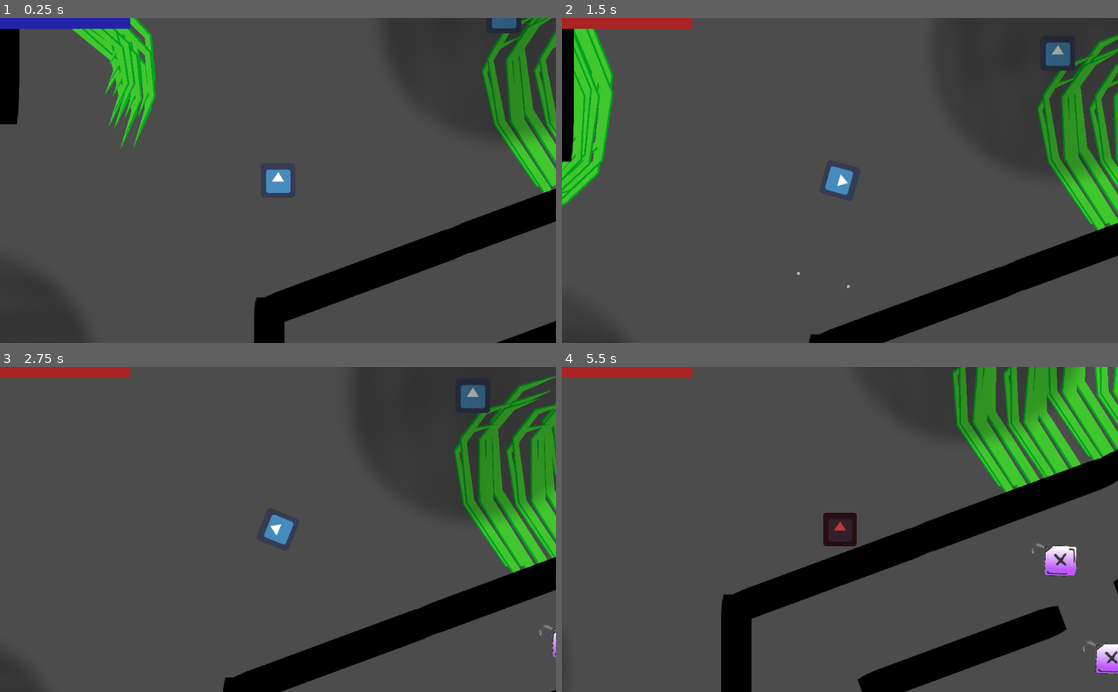
Above: before the commit, frames 1-4 (two rows, left to right).
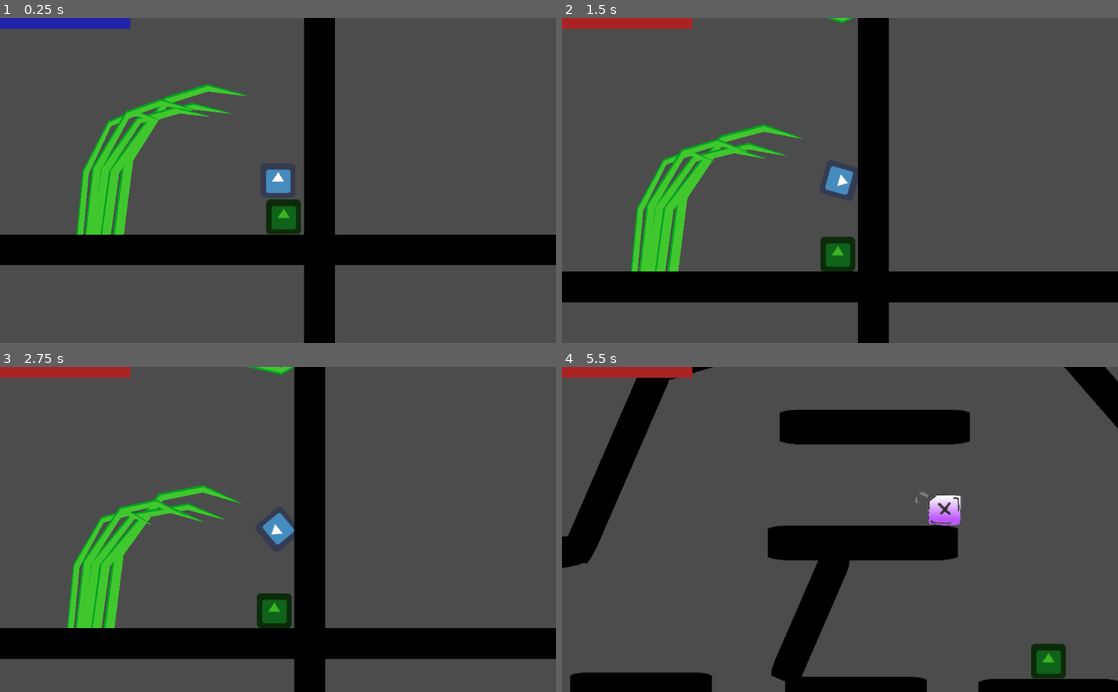
Above: after the commit, the same moments.

Repository: ChibiDenDen/Jook
Game: Godot game, scene res://Scenes/PhysicsGame.tscn
Same seed, same stepped clock (60 frames per second), same inputs: the game is played once before the commit and once after it. The engine's default icon, where the game draws it, is replaced by a stand-in: a white triangle on a blue panel in a dark square.
Inputs (mouse positions are in pixels of both pictures, inside the frame that each line leads up to):
- Up to frame 1 (0.25 s): no input
- Up to frame 2 (1.5 s): move the mouse to (1117, 183) at 0.52 s; hold Right (ui_right) from 0.53 s (still down); click (1117, 183) at 0.67 s; tap Up (ui_up) at 0.77 s; move the mouse to (1106, 219) at 1.27 s; click (1106, 219) at 1.42 s
- Up to frame 3 (2.75 s): tap Up (ui_up) at 1.52 s; move the mouse to (522, 578) at 2.02 s; release Right (ui_right) at 2.03 s; hold Left (ui_left) from 2.03 s (still down); click (522, 578) at 2.17 s
- Up to frame 4 (5.5 s): move the mouse to (1106, 568) at 2.77 s; release Left (ui_left) at 2.78 s; hold Right (ui_right) 2.78-4.28 s; click (1106, 568) at 2.92 s; tap Up (ui_up) at 3.02, 3.77, 4.52 s; move the mouse to (1051, 529) at 3.52 s; click (1051, 529) at 3.67 s; move the mouse to (1112, 500) at 4.27 s; hold Left (ui_left) 4.28-5.03 s; click (1112, 500) at 4.42 s; move the mouse to (1112, 445) at 5.02 s; hold Right (ui_right) from 5.03 s (still down); click (1112, 445) at 5.17 s

The runs differ from the first frame. In frame 1, 29% of the frame differs, in the area x 0-100%, y 0-100%; in frame 2, 30%; in frame 3, 30%; in frame 4, 33%.

Commit message:
Reduce survivable_hit_force and placed player back in place

Diff:
--- a/Objects/Player/Player.gd
+++ b/Objects/Player/Player.gd
@@ -23,7 +23,7 @@
 var target_camera_zoom : float = 1.0
 var last_applied_force : Vector2
 var last_linear_velocity : Vector2
-const survivable_hit_force := 100.0
+export var survivable_hit_force := 80.0
 
 export var use_fuel := true
 export var max_fuel := 50.0
--- a/Scenes/PhysicsGame.tscn
+++ b/Scenes/PhysicsGame.tscn
@@ -12,9 +12,10 @@
 [node name="PhysicsGame" type="Node2D"]
 
 [node name="Player" parent="." instance=ExtResource( 1 )]
-position = Vector2( -408, -488 )
+position = Vector2( 1760, 784 )
 thrust = Vector2( 0, -300 )
 torque = 2500
+fuel_fill_time = 0.75
 
 [node name="Walls" type="Node" parent="."]
 
